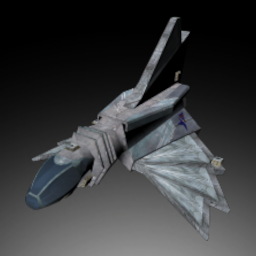
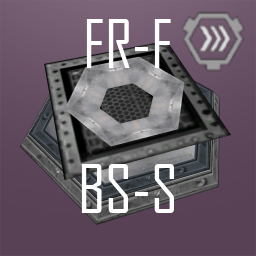
Layered file, before and after one edit (256px x 256px). Changes by layer:
hid "Guardian Model" over box(25, 16, 231, 241)
added layer "BS-S" above "Gear: CD Icon Top Right" over box(81, 164, 174, 213)
showed "Gear: Engine Icon Top Right" over box(181, 11, 245, 72)
added layer "FR-F Top Middle Text" above "FR Top Middle Text" over box(86, 19, 171, 68)
showed "Brigandine Shield Model" over box(19, 40, 231, 225)
showed "Background Internal" over box(0, 0, 256, 256)
showed "Gradient Inverted" over box(0, 0, 256, 256)
hid "Gradient Background" over box(0, 0, 256, 256)
